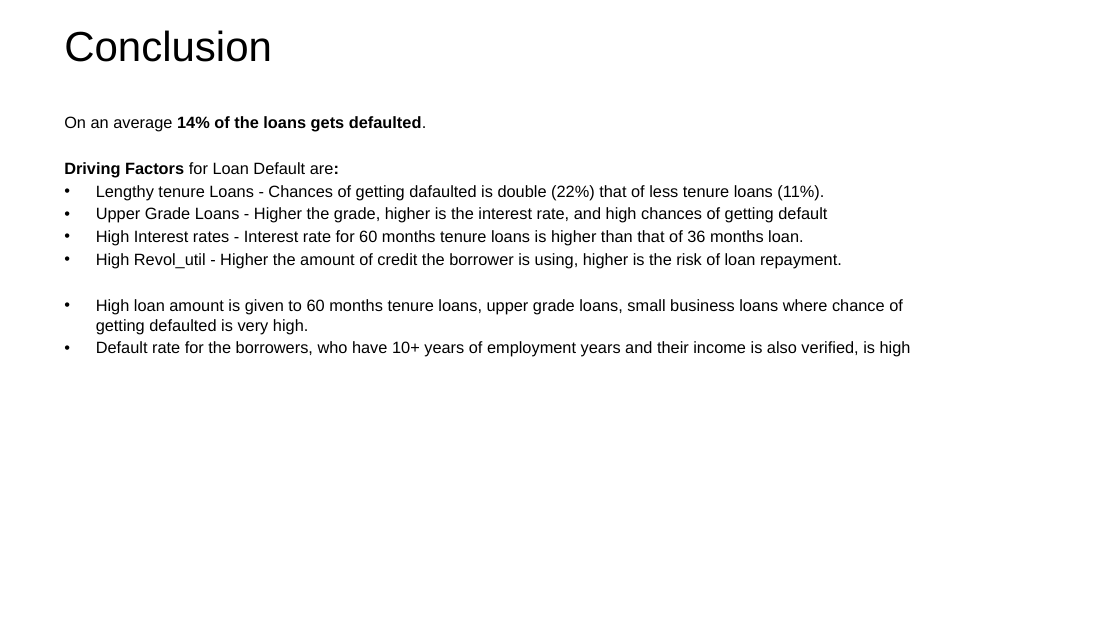
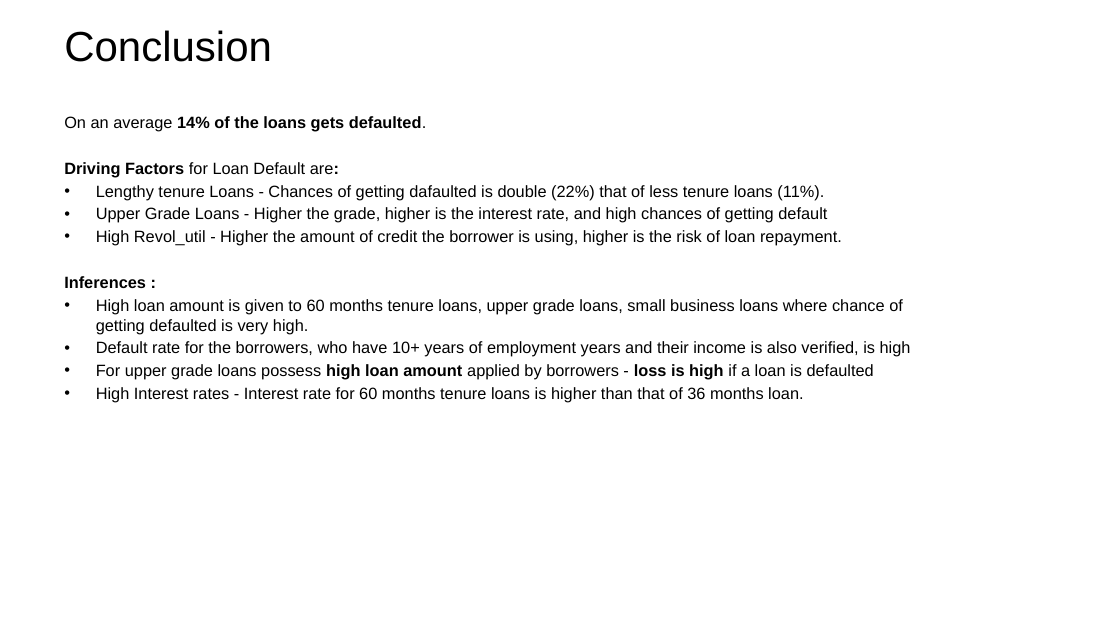
Before and after one commit to irish-luong/LandingClubCaseStudy, a slide deck: slide 20 of lending_club_case_study.pptx (slide 21 before the commit). Drawn at 1120x630 pixels with LibreOffice and Linux fonts; fonts in the diff are those of the drawing; background and template pictures are left out. Boxes give left, top, right and bottom in pixels: in the first picture for what was removed or moved away, otherwise in the second. Text is boxed around its words. In the diff, an @@ line names an element or a change of style, - is before the commit and + after.

Commit message:
Small changes done Added conclusion and time series slide in ppt Converted ppt to pdf Modified some graphs in jupyter notebook and renamed

```diff
--- a/lending_club_case_study.pptx
+++ b/lending_club_case_study.pptx
@@ text at (x1=96, y1=230, x2=803, y2=246): paragraph removed @@
-• High Interest rates - Interest rate for 60 months tenure loans is higher than that of 36 months loan.
@@ text at (x1=64, y1=276, x2=146, y2=288): paragraph added @@
+Inferences :
@@ text at (x1=96, y1=364, x2=874, y2=403): paragraphs added @@
+• For upper grade loans possess high loan amount applied by borrowers - loss is high if a loan is defaulted
+• High Interest rates - Interest rate for 60 months tenure loans is higher than that of 36 months loan.
```
Also in this commit, not shown: 5 other slides changed, 1 slide removed, 2 other files.
